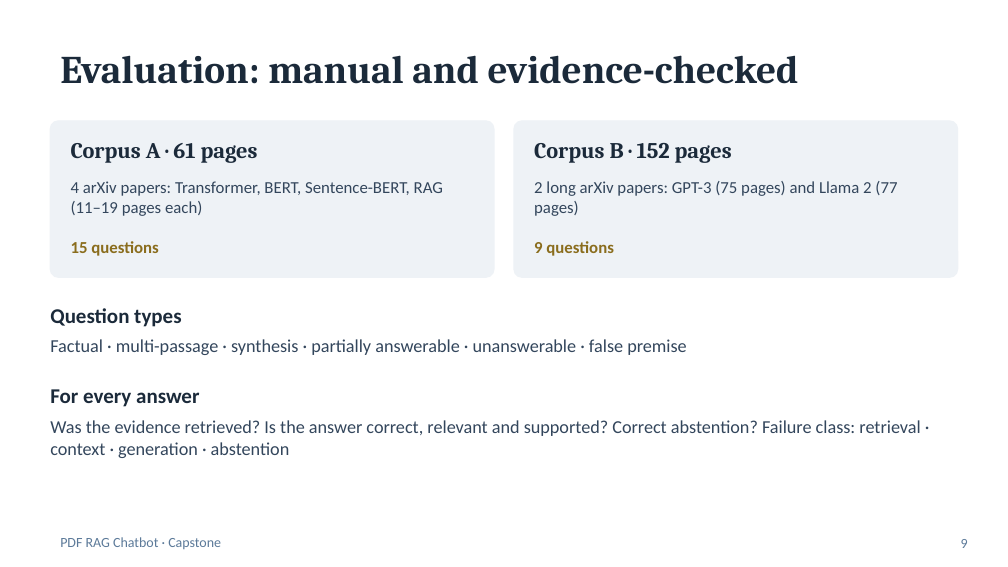
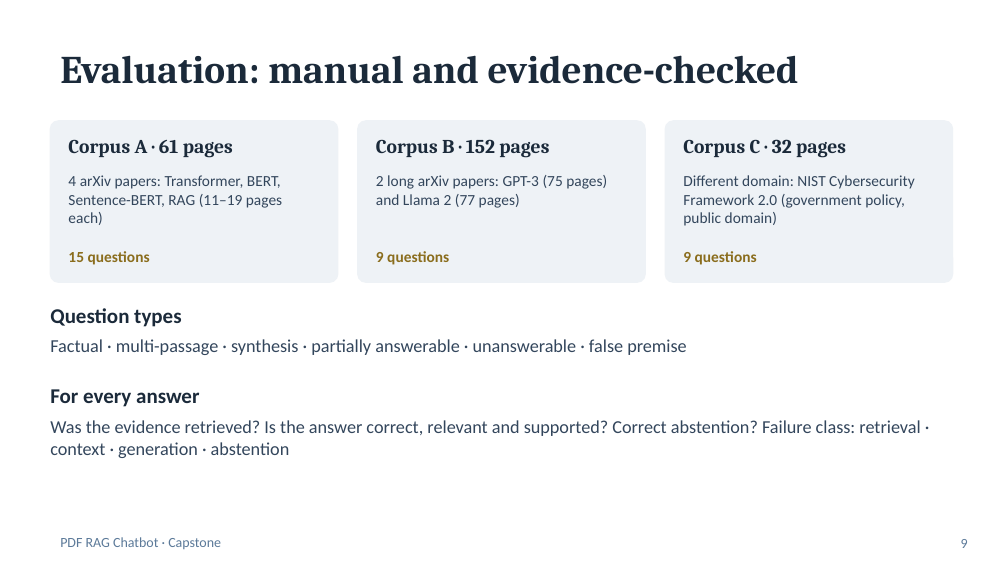
Before and after one commit to sabareesh-r23/pdf-rag-chatbot-old, a slide deck: slide 9 of docs/presentation/RAG_PDF_Chatbot_Capstone.pptx. Drawn at 1008x567 pixels with LibreOffice and Linux fonts; fonts in the diff are those of the drawing. Boxes give left, top, right and bottom in pixels: in the first picture for what was removed or moved away, otherwise in the second. Text is boxed around its words. In the diff, an @@ line names an element or a change of style, - is before the commit and + after.

```diff
--- a/docs/presentation/RAG_PDF_Chatbot_Capstone.pptx
+++ b/docs/presentation/RAG_PDF_Chatbot_Capstone.pptx
@@ rounded rectangle at (50, 121, 338, 282): proportions changed @@
@@ rounded rectangle: place and size @@
-rounded rectangle at (50, 121, 494, 277)
+rounded rectangle at (50, 121, 338, 282)
@@ text "Corpus A · 61 pages" at (68, 139, 233, 158): size 16 to 14 pt @@
@@ rounded rectangle added at (358, 121, 645, 282), fill #EEF2F6, outline #EEF2F6 1 pt @@
@@ text "Corpus B · 152 pages" at (376, 139, 549, 158): size 16 to 14 pt @@
@@ text "Corpus B · 152 pages": place and size @@
-text "Corpus B · 152 pages" at (534, 143, 732, 163)
+text "Corpus B · 152 pages" at (376, 139, 549, 158)
@@ rounded rectangle: place and size @@
-rounded rectangle at (514, 121, 958, 277)
+rounded rectangle at (665, 121, 953, 282)
@@ rounded rectangle at (665, 121, 953, 282): proportions changed @@
@@ text added at (683, 139, 846, 158), 14 pt, text #1B2A3A, bold @@
+Corpus C · 32 pages
@@ size 12 to 11 pt in 4 elements at (68, 175, 282, 225), (683, 251, 757, 265), (68, 251, 150, 265), (376, 175, 607, 208) @@
@@ text "2 long arXiv papers: GPT-3 ...": place and size @@
-text "2 long arXiv papers: GPT-3 ..." at (534, 181, 897, 216)
+text "2 long arXiv papers: GPT-3 ..." at (376, 175, 607, 208)
@@ text added at (683, 175, 914, 226), 11 pt, text #33465C @@
+Different domain: NIST Cybersecurity Framework 2.0 (government policy, public domain)
@@ text "15 questions": place and size @@
-text "15 questions" at (71, 241, 158, 256)
+text "15 questions" at (68, 251, 150, 265)
@@ text added at (376, 251, 449, 265), 11 pt, text #8A6D1D, bold @@
+9 questions
@@ text "9 questions": place and size @@
-text "9 questions" at (534, 241, 613, 256)
+text "9 questions" at (683, 251, 757, 265)
```
Also in this commit, not shown: 2 other slides changed, 17 other files.
